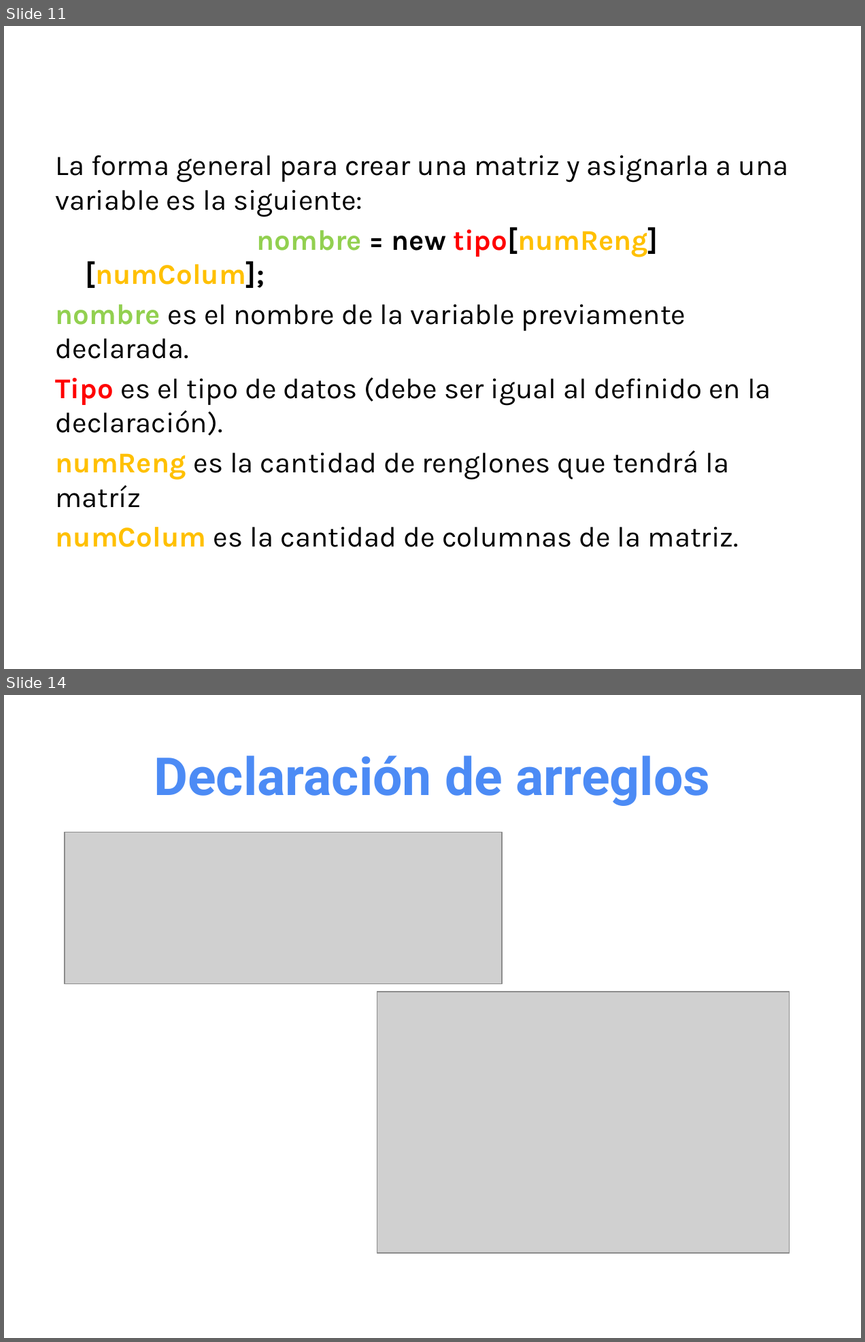
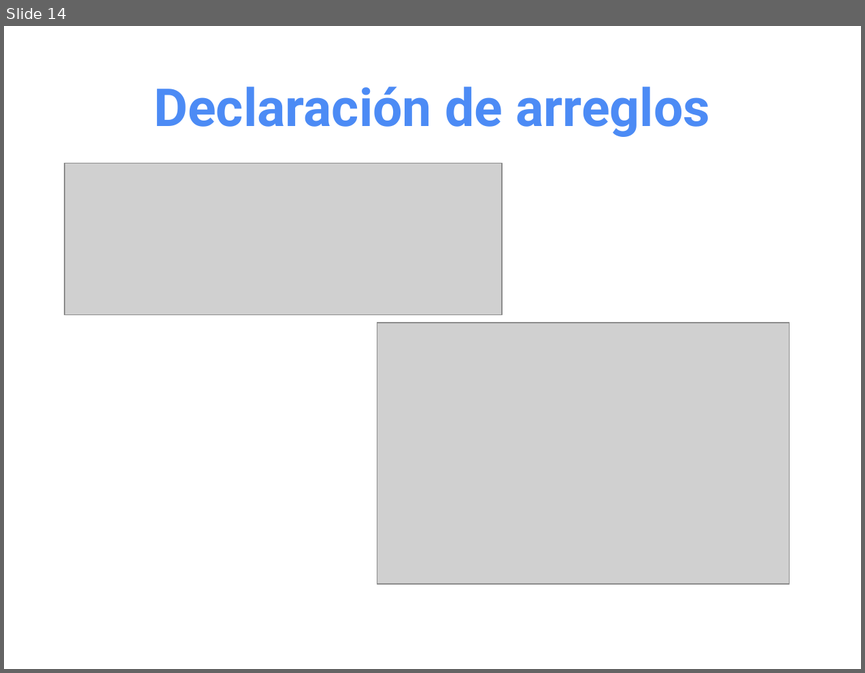
Before and after one commit to OMardil/INFO2, a slide deck: MOD01_Arreglos_multidimensionales/01 Presentacion/INFO2_MOD01-Arreglos_Multidimensionales.pptx. Shown one above the other, each under a label of ours: slides 11 and 14 before the commit, slide 14 after it; the slides between them are not shown. The pictures are 865x1342 and 865x673 pixels, drawn with LibreOffice and Linux fonts; fonts in the diff are those of the drawing; grey boxes stand for pictures. Boxes give left, top, right and bottom in pixels: in the first picture for what was removed or moved away, otherwise in the second. Text is boxed around its words. In the diff, an @@ line names an element or a change of style, - is before the commit and + after.

```diff
--- a/MOD01_Arreglos_multidimensionales/01 Presentacion/INFO2_MOD01-Arreglos_Multidimensionales.pptx
+++ b/MOD01_Arreglos_multidimensionales/01 Presentacion/INFO2_MOD01-Arreglos_Multidimensionales.pptx
@@ slide 11 removed at bbox=[4, 26, 861, 669], background #FFFFFF @@
@@ text removed at bbox=[56, 155, 789, 547] @@
-La forma general para crear una matriz y asignarla a una variable es la siguiente:
-nombre = new tipo[numReng][numColum];
-nombre es el nombre de la variable previamente declarada.
-Tipo es el tipo de datos (debe ser igual al definido en la declaración).
-numReng es la cantidad de renglones que tendrá la matríz
-numColum es la cantidad de columnas de la matriz.
```
Also in this commit, not shown: 6 slides changed, 2 slides added, 2 other slides removed, 1 other file.
